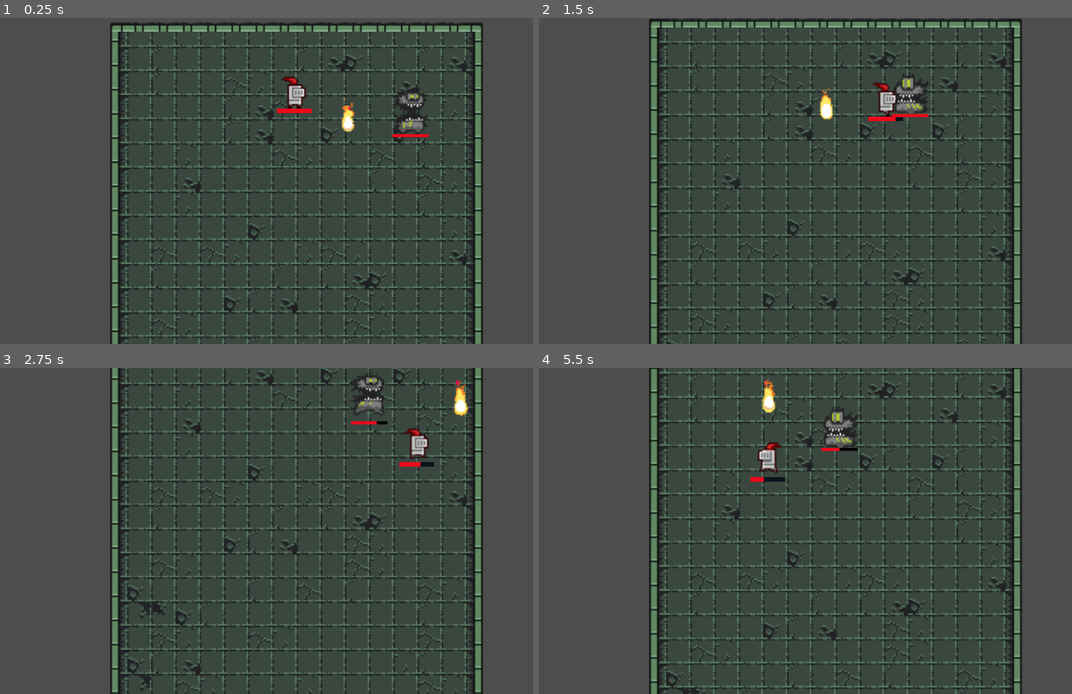
Above: before the commit, frames 1-4 (two rows, left to right).
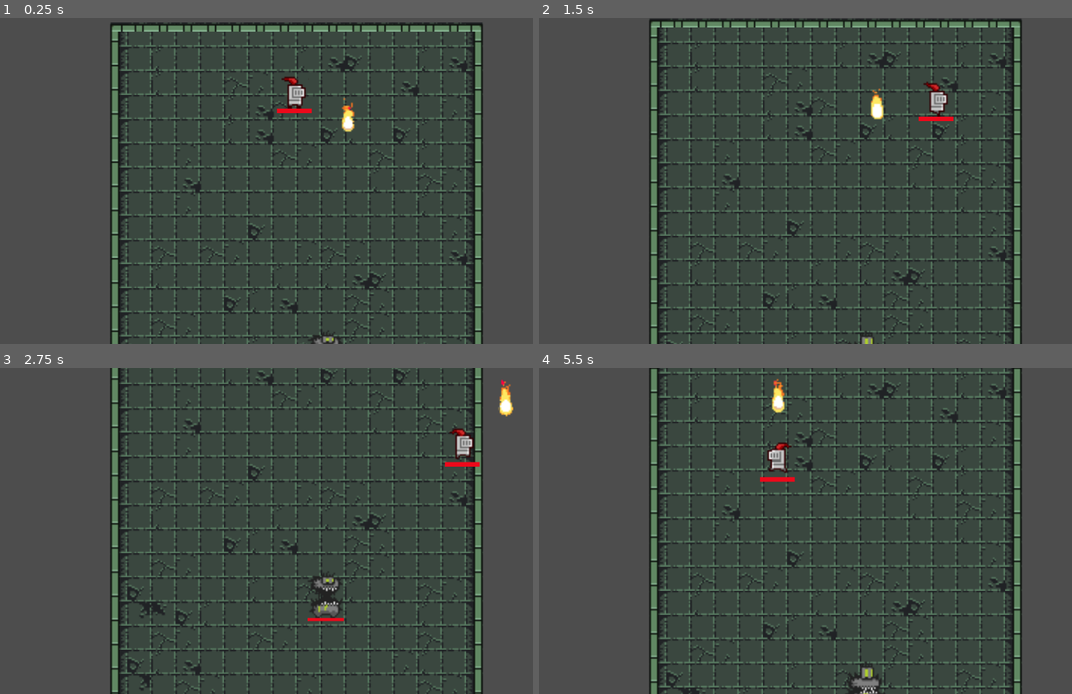
Above: after the commit, the same moments.

Repository: oliver6312/thebigone
Game: Godot game, scene res://scenes/node_2d.tscn
The game is run twice, just before and just after one commit, with the same random seed, the same clock (stepped at 60 frames per second) and the same inputs.
Inputs:
- Up to frame 1 (0.25 s): no input
- Up to frame 2 (1.5 s): hold Right (ui_right) 0.53-1.28 s; hold Down (ui_down) from 1.28 s (still down)
- Up to frame 3 (2.75 s): release Down (ui_down) at 2.03 s; hold Right (ui_right) from 2.03 s (still down)
- Up to frame 4 (5.5 s): release Right (ui_right) at 2.78 s; hold Up (ui_up) 2.78-3.53 s; hold Left (ui_left) 3.53-5.03 s; hold Down (ui_down) from 5.03 s (still down)

The runs differ from the first frame. In frame 1, 0.6% of the frame differs, in the area x 57-81%, y 22-100%; in frame 2, 1.6%; in frame 3, 2.2%, in the area x 57-97%, y 1-78%; in frame 4, 1.8%.

Commit message:
Spawn Enemy

Diff:
--- a/Script/enemy.gd
+++ b/Script/enemy.gd
@@ -9,7 +9,6 @@
 var enemy_health = 100
 var enemy_alive = true
 @onready var healthbar: ProgressBar = $healthbar
-
 
 
 func _physics_process(delta: float) -> void:
--- a/project.godot
+++ b/project.godot
@@ -22,3 +22,14 @@
 [filesystem]
 
 import/blender/enabled=false
+
+[input]
+
+ui_up={
+"deadzone": 0.5,
+"events": [Object(InputEventKey,"resource_local_to_scene":false,"resource_name":"","device":0,"window_id":0,"alt_pressed":false,"shift_pressed":false,"ctrl_pressed":false,"meta_pressed":false,"pressed":false,"keycode":4194320,"physical_keycode":0,"key_label":0,"unicode":0,"location":0,"echo":false,"script":null)
+, Object(InputEventJoypadButton,"resource_local_to_scene":false,"resource_name":"","device":0,"button_index":11,"pressure":0.0,"pressed":false,"script":null)
+, Object(InputEventJoypadMotion,"resource_local_to_scene":false,"resource_name":"","device":0,"axis":1,"axis_value":-1.0,"script":null)
+, Object(InputEventKey,"resource_local_to_scene":false,"resource_name":"","device":0,"window_id":0,"alt_pressed":false,"shift_pressed":false,"ctrl_pressed":false,"meta_pressed":false,"pressed":false,"keycode":0,"physical_keycode":87,"key_label":0,"unicode":0,"location":0,"echo":false,"script":null)
+]
+}
--- a/scenes/enemy_spawner.gd
+++ b/scenes/enemy_spawner.gd
@@ -1,6 +1,7 @@
 extends Timer
 
 @onready var enemy_scene = preload("res://scenes/enemy.tscn")
+@onready var player = get_parent()
 
 func _ready() -> void:
 	spawn_new_enemy()
@@ -11,8 +12,12 @@
 
 func spawn_new_enemy():
 	var minion = enemy_scene.instantiate()
-	# Optionally set a random position
-	minion.position = Vector2(13*randf()-12, 20)
+	var x = randf_range(-175.0, 25.0)  # your random X offset
+	var y = player.position.y + 180
+	print("Position:")
+	print(x)
+	print(y)
+	minion.global_position = Vector2(x, y)
 	get_tree().current_scene.add_child.call_deferred(minion)
 # 0 -> -12
 # 1 -> 1
Not shown, added: TheBigOne.apple-touch-icon.png.import
Not shown, added: TheBigOne.icon.png.import
Not shown, added: TheBigOne.png.import
